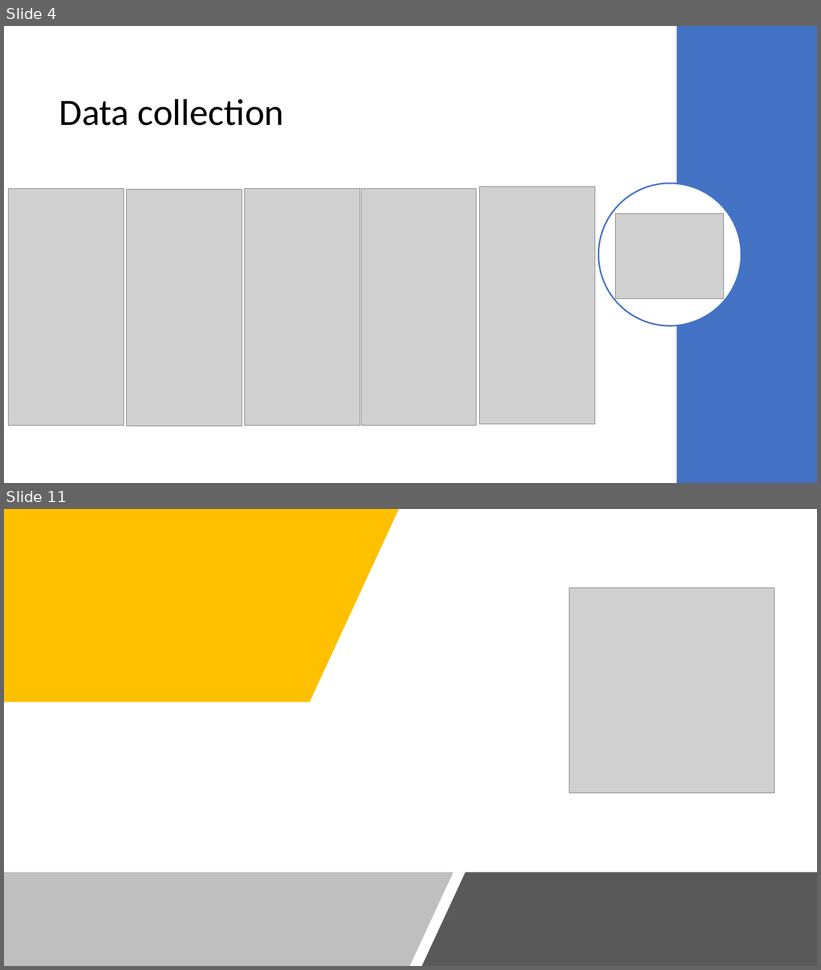
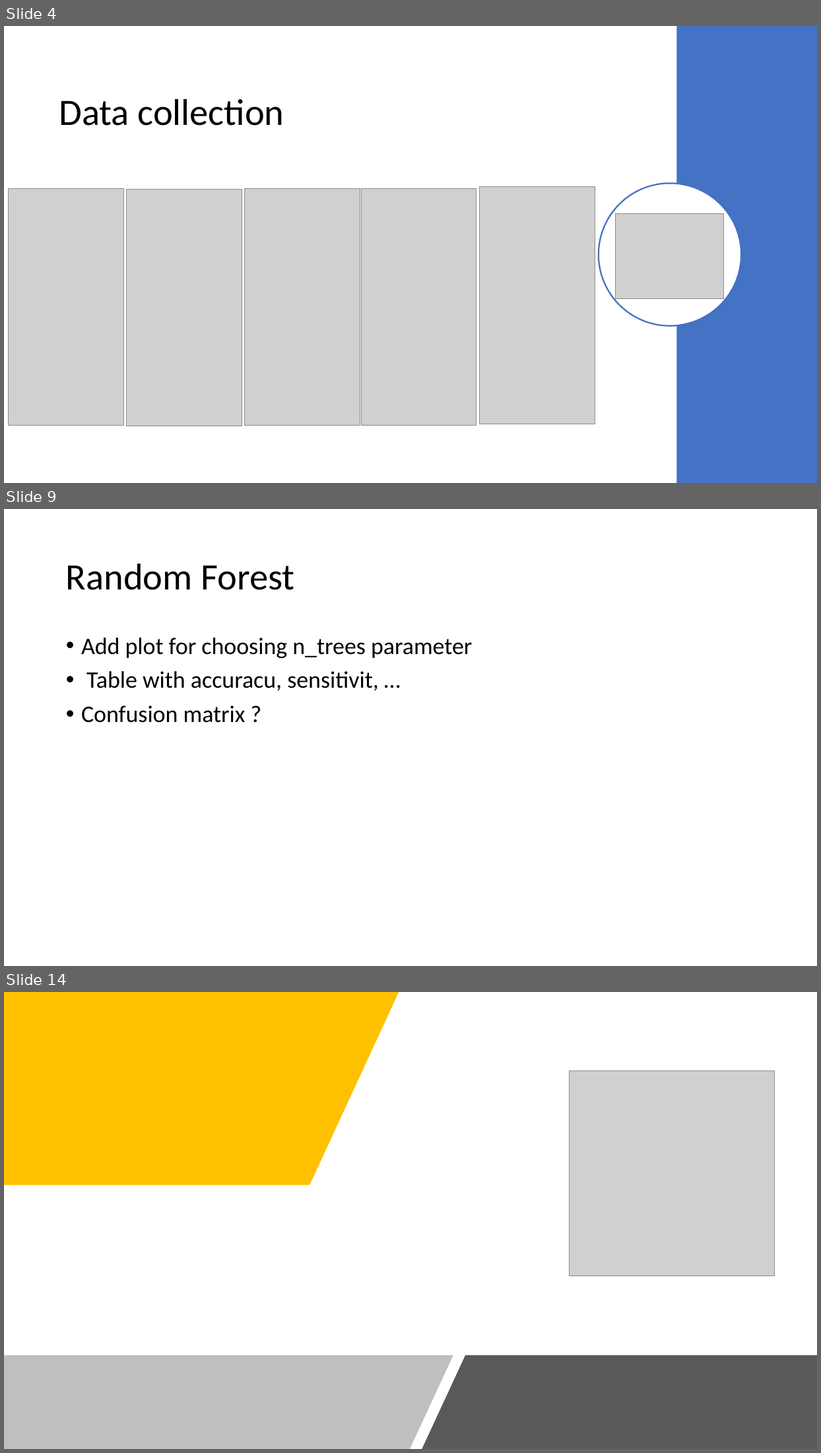
Before and after one commit to cerniello/WalkingPatternClassification_SL, a slide deck: Presentation Group 13.pptx. Shown one above the other, each under a label of ours: slides 4 and 11 before the commit, slides 4, 9 and 14 after it; the slides between them are not shown. The pictures are 821x970 and 821x1453 pixels, drawn with LibreOffice and Linux fonts; fonts in the diff are those of the drawing; grey boxes stand for pictures. Boxes give left, top, right and bottom in pixels: in the first picture for what was removed or moved away, otherwise in the second. Text is boxed around its words. In the diff, an @@ line names an element or a change of style, - is before the commit and + after.

```diff
--- a/Presentation Group 13.pptx
+++ b/Presentation Group 13.pptx
@@ slide 9 added at (4,509,817,966), background #FFFFFF @@
@@ title added at (66,563,294,590), 44 pt, text #000000 @@
+Random Forest
@@ text added at (81,638,472,723), 28 pt, text #000000 @@
+• Add plot for choosing n_trees parameter
+• Table with accuracu, sensitivit, …
+• Confusion matrix ?
@@ what was slide 11 is now slide 14 @@
```
Also in this commit, not shown: 5 slides changed, 5 other slides added, 3 slides removed.
